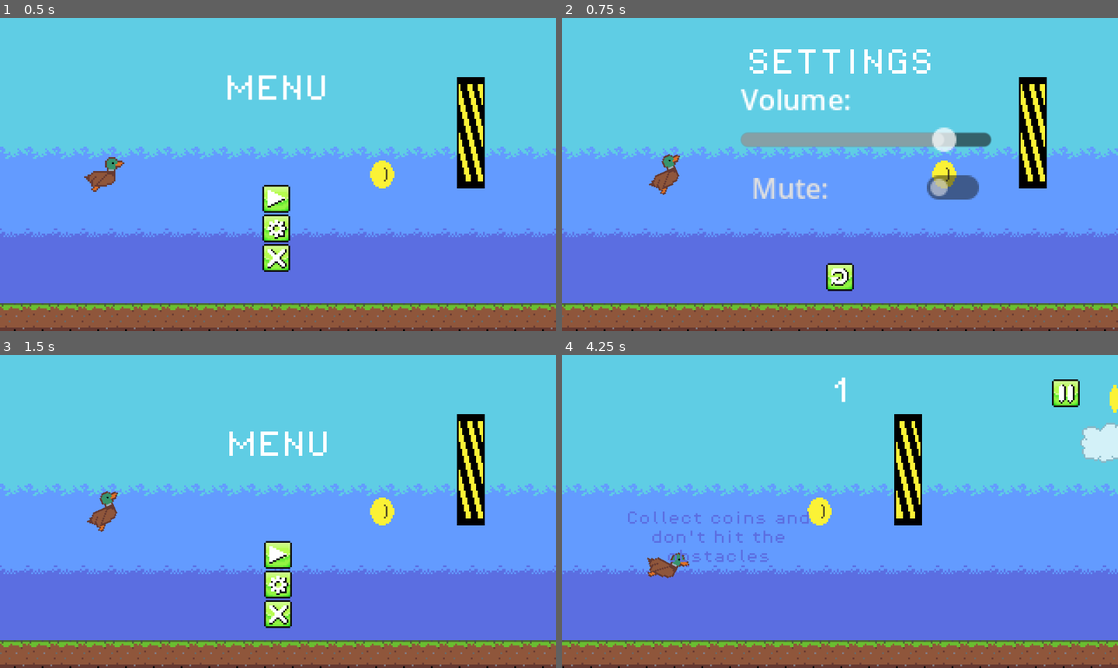
Above: before the commit, frames 1-4 (two rows, left to right).
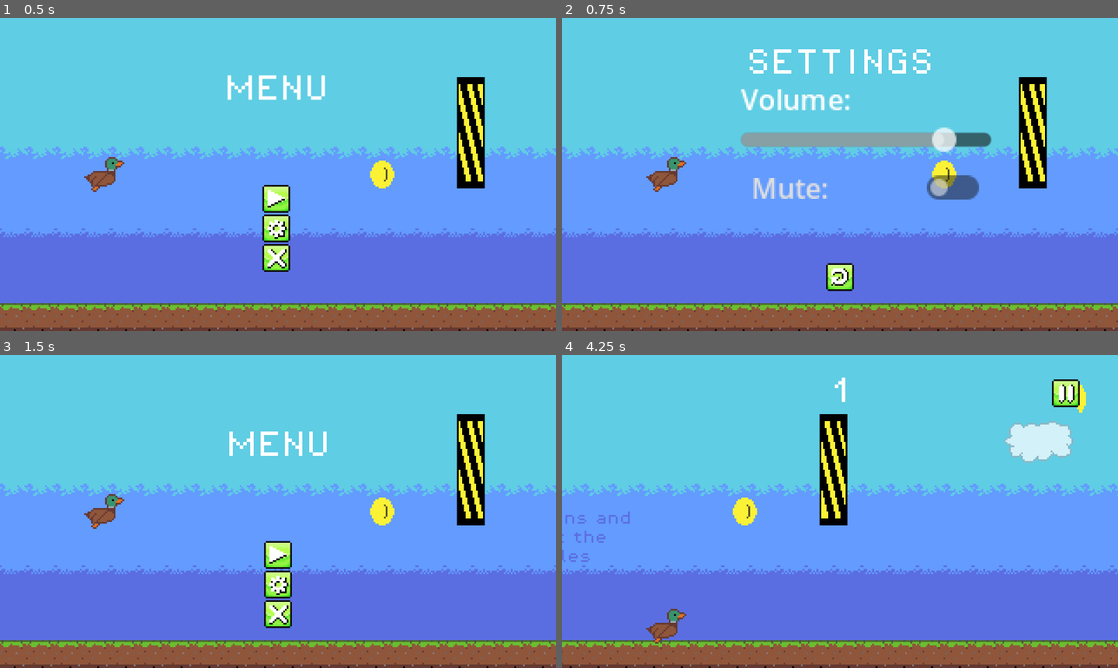
Above: after the commit, the same moments.

Repository: glasswave03/blappyfird
Game: Godot game, scene res://game_manager.tscn
Same seed, same stepped clock (60 frames per second), same inputs: the game is played once before the commit and once after it.
Inputs (mouse positions are in pixels of both pictures, inside the frame that each line leads up to):
- Up to frame 1 (0.5 s): no input
- Up to frame 2 (0.75 s): click (840, 227) at 0.5 s
- Up to frame 3 (1.5 s): click (300, 633) at 1.25 s
- Up to frame 4 (4.25 s): click (840, 555) at 2 s; click (1067, 392) at 2.75 s; click (840, 524) at 3.5 s

Frame 1 is identical in both runs. In frame 2, 0.3% of the frame differs, in the area x 15-23%, y 43-57%; in frame 3, 0.3%; in frame 4, 11%, in the area x 0-100%, y 9-100%.

Commit message:
Difficulty now increases

Diff:
--- a/coin.gd
+++ b/coin.gd
@@ -2,12 +2,13 @@
 
 @onready var animation_player: AnimationPlayer = $AnimationPlayer
 
-const SPEED = 50
+const MAP_EDGE_LEFT := -80
+var SPEED := 80.0
 
 func _process(delta: float) -> void:
 	position.x -= SPEED * delta
 
-	if position.x < -50:
+	if position.x < MAP_EDGE_LEFT:
 		queue_free()
 
 func _on_body_entered(_body: Node2D) -> void:
--- a/fail_menu.gd
+++ b/fail_menu.gd
@@ -13,6 +13,7 @@
 	Global._save()
 
 func _on_retry_button_pressed() -> void:
+	get_tree().paused = true
 	Global.score = 0
 	Global.game_manager.change_world("res://game.tscn")
 	Global.game_manager.change_gui("res://main_menu.tscn")
--- a/fail_menu.tscn
+++ b/fail_menu.tscn
@@ -25,9 +25,12 @@
 font = ExtResource("6_cryvp")
 
 [node name="FailMenu" type="Control"]
+process_mode = 3
 layout_mode = 3
 anchors_preset = 0
+offset_left = 100.0
 offset_top = 3.0
+offset_right = 100.0
 offset_bottom = 3.0
 script = ExtResource("1_cryvp")
 
--- a/fail_screen.tscn
+++ b/fail_screen.tscn
@@ -19,6 +19,7 @@
 [node name="FailScreen" type="Node2D"]
 
 [node name="Camera2D" type="Camera2D" parent="."]
+offset = Vector2(100, 0)
 zoom = Vector2(4, 4)
 
 [node name="TileMapLayer" type="TileMapLayer" parent="."]
--- a/game.gd
+++ b/game.gd
@@ -5,16 +5,30 @@
 const cloud_scene: PackedScene = preload("res://cloud.tscn")
 @onready var coin_timer: Timer = $Timers/CoinTimer
 @onready var cloud_timer: Timer = $Timers/CloudTimer
+@onready var obstacle_timer: Timer = $Timers/ObstacleTimer
 @onready var tile_map_layer: TileMapLayer = $TileMapLayer
 @onready var player: CharacterBody2D = $Player
 
-const MAP_EDGE_RIGHT = 280
-const MAP_EDGE_LEFT = -80
-const SPEED = 50
+const MAP_EDGE_RIGHT := 280
+const MAP_EDGE_LEFT := -160
+const COIN_SPEED_MULTIPLIER := 1.2
+# SPEED
+const SPEED_CAP := 200.0
+const SPEED_GRADIENT := 1.05
+var SPEED_INCREASE := 2.0
+var SPEED := 80.0
+# TIME
+const TIME_CAP := 0.8
+const TIME_DECREASE := 0.05
+var TIME := 2.0
+# RANGE
+const RANGE_CAP := Vector2(-80, 64)
+const RANGE_DECREASE := 0.5
+var top_range := Vector2(-122, -48)
+var bot_range := Vector2(32, 104)
 
 func _ready() -> void:
 	Global._save()
-	Engine.time_scale = 0
 
 func _process(delta: float) -> void:
 	tile_map_layer.position.x -= SPEED * delta
@@ -22,19 +36,22 @@
 		tile_map_layer.position.x = 256
 
 func _on_obstacle_timer_timeout() -> void:
+	obstacle_timer.start(TIME)
 	var obstacle_top = inst(obstacle_scene)
 	var obstacle_bot = inst(obstacle_scene)
 	obstacle_bot.rotation_degrees = 180
-
+	obstacle_top.SPEED = SPEED
+	obstacle_bot.SPEED = SPEED
+	# 4 * 16 => height == 64 px
 	obstacle_top.scale.y = 4
 	obstacle_bot.scale.y = 4
 
-	obstacle_top.position = Vector2(MAP_EDGE_RIGHT, randi_range(-122, -48))
-	obstacle_bot.position = Vector2(MAP_EDGE_RIGHT, randi_range(32, 104))
-
+	obstacle_top.position = Vector2(MAP_EDGE_RIGHT, randf_range(top_range.x, top_range.y))
+	obstacle_bot.position = Vector2(MAP_EDGE_RIGHT, randf_range(bot_range.x, bot_range.y))
 
 func _on_coin_timer_timeout() -> void:
 	var coin = inst(coin_scene)
+	coin.SPEED = SPEED * COIN_SPEED_MULTIPLIER
 	coin.position = Vector2(MAP_EDGE_RIGHT, randf_range(-72, 60))
 	coin_timer.start(randf_range(1.5, 5))
 
@@ -43,14 +60,28 @@
 	add_child(obj)
 	return obj
 
-
 func _on_score_timer_timeout() -> void:
 	Global.score += 1
-
+	if TIME > TIME_CAP:
+		TIME -= TIME_DECREASE
+		print(TIME)
+	else: TIME = TIME_CAP
+	if top_range.x < RANGE_CAP.x or bot_range.y > RANGE_CAP.y:
+		top_range.x += RANGE_DECREASE
+		bot_range.y -= RANGE_DECREASE
+		print("top_range_x: " + str(top_range.x) + ", bot_range_y: " + str(bot_range.y))
+	else:
+		top_range.x = RANGE_CAP.x
+		bot_range.y = RANGE_CAP.y
+	if SPEED < SPEED_CAP:
+		SPEED += SPEED_INCREASE
+		SPEED_INCREASE *= SPEED_GRADIENT
+		print(SPEED)
+	else: SPEED = SPEED_CAP
 
 func _on_cloud_timer_timeout() -> void:
 	var cloud = inst(cloud_scene)
-	var speed: float = randf_range(20, 100)
+	var speed: float = SPEED + randf_range(10, 50)
 	cloud.speed = speed
 	cloud.position = Vector2(MAP_EDGE_RIGHT, randf_range(-72, 60))
 	if (randi()%2 < 1):
--- a/game.tscn
+++ b/game.tscn
@@ -66,6 +66,7 @@
 autostart = true
 
 [node name="CloudTimer" type="Timer" parent="Timers"]
+wait_time = 0.8
 autostart = true
 
 [node name="WorldBoundaries" type="Node" parent="."]
--- a/game_manager.gd
+++ b/game_manager.gd
@@ -12,11 +12,11 @@
 
 func _ready() -> void:
 	Global.game_manager = self
-
 	var game_ui = $GUI/GameUI
 	game_ui.visible = false
 	current_gui = $GUI/MainMenu
 	current_world = $World/Game
+	get_tree().paused = true
 
 	if current_gui and current_gui.scene_file_path:
 		scene_cache[current_gui.scene_file_path] = current_gui
--- a/game_manager.tscn
+++ b/game_manager.tscn
@@ -6,15 +6,18 @@
 [ext_resource type="PackedScene" uid="uid://cl8ttrpig7kcu" path="res://game_ui.tscn" id="4_d5upp"]
 
 [node name="GameManager" type="Node" node_paths=PackedStringArray("gui", "world")]
+process_mode = 3
 script = ExtResource("1_o2178")
 gui = NodePath("GUI")
 world = NodePath("World")
 
 [node name="World" type="Node2D" parent="."]
+process_mode = 1
 
 [node name="Game" parent="World" instance=ExtResource("1_70yv6")]
 
 [node name="GUI" type="Control" parent="."]
+process_mode = 3
 z_index = 1000
 layout_mode = 3
 anchors_preset = 0
--- a/game_ui.gd
+++ b/game_ui.gd
@@ -16,27 +16,24 @@
 	pause_button.position = Vector2(222, -76)
 
 func _process(delta: float) -> void:
-	tutorial.position.x -= 50 * delta
-	if (Engine.time_scale < 1):
+	tutorial.position.x -= 80 * delta
+	if (get_tree().paused == true):
 		pause_button.visible = false
 	else: pause_button.visible = true
 	score_counter.text = str(Global.score)
 
-
 func _on_pause_button_pressed() -> void:
-	Engine.time_scale = 0
+	get_tree().paused = true
 	pause_button.visible = false
 	start_button.visible = true
 	exit_button.visible = true
 
-
 func _on_start_button_pressed() -> void:
 	self.visible = true
-	Engine.time_scale = 1
+	get_tree().paused = false
 	pause_button.visible = true
 	start_button.visible = false
 	exit_button.visible = false
 
-
 func _on_exit_button_pressed() -> void:
 	get_tree().quit(0)
--- a/game_ui.tscn
+++ b/game_ui.tscn
@@ -19,6 +19,7 @@
 font = ExtResource("2_mj8uy")
 
 [node name="GameUI" type="Control"]
+process_mode = 3
 layout_mode = 3
 anchors_preset = 15
 anchor_right = 1.0
--- a/killzone.gd
+++ b/killzone.gd
@@ -6,17 +6,15 @@
 func _on_body_entered(body: Node2D) -> void:
 	var pos = body.position
 	var dead_player = dead_player_scene
-
+	timer.start(1)
 	dead_player.position = pos
 	Global.game_manager.get_child(0).call_deferred("add_child", dead_player)
+	Global.game_manager.clear_gui()
 	body.queue_free()
 
-	Global.game_manager.clear_gui()
-	timer.start(1)
-	timer.ignore_time_scale = true
-	Engine.time_scale = 0.5
+	if (timer.is_stopped()):
+		timer.timeout.emit()
 
-	if (timer.is_stopped()): timer.timeout.emit()
 
 func _on_timer_timeout():
 	Global.game_manager.change_world("res://fail_screen.tscn")
--- a/main_menu.gd
+++ b/main_menu.gd
@@ -15,7 +15,7 @@
 
 
 func _on_start_button_pressed() -> void:
-	Engine.time_scale = 1
+	get_tree().paused = false
 	Global.game_manager.change_gui("res://game_ui.tscn")
 
 func _on_exit_button_pressed() -> void:
--- a/main_menu.tscn
+++ b/main_menu.tscn
@@ -17,6 +17,7 @@
 font = ExtResource("4_jix8l")
 
 [node name="MainMenu" type="Control"]
+process_mode = 3
 layout_mode = 3
 anchors_preset = 15
 anchor_right = 1.0
@@ -28,7 +29,9 @@
 [node name="StartButton" parent="." instance=ExtResource("2_jix8l")]
 layout_mode = 0
 offset_left = 92.0
+offset_top = 0.0
 offset_right = 108.0
+offset_bottom = 16.0
 
 [node name="SettingsButton" type="TextureButton" parent="."]
 z_index = 10
--- a/obstacle.gd
+++ b/obstacle.gd
@@ -1,7 +1,8 @@
 extends Area2D
 
-const SPEED = 50
-const MAP_EDGE_LEFT = -80
+var SPEED := 80.0
+# Have to have big map edge so it doesnt get destroyed before death timer goes off
+const MAP_EDGE_LEFT = -320
 
 func _process(delta: float) -> void:
 	position.x -= SPEED * delta
--- a/project.godot
+++ b/project.godot
@@ -36,7 +36,6 @@
 "events": [Object(InputEventKey,"resource_local_to_scene":false,"resource_name":"","device":-1,"window_id":0,"alt_press …(192 unchanged characters)…
 , Object(InputEventKey,"resource_local_to_scene":false,"resource_name":"","device":-1,"window_id":0,"alt_pressed":false …(182 unchanged characters)…
 , Object(InputEventKey,"resource_local_to_scene":false,"resource_name":"","device":-1,"window_id":0,"alt_pressed":false …(186 unchanged characters)…
-, Object(InputEventMouseButton,"resource_local_to_scene":false,"resource_name":"","device":-1,"window_id":0,"alt_pressed":false,"shift_pressed":false,"ctrl_pressed":false,"meta_pressed":false,"button_mask":1,"position":Vector2(133, 23),"global_position":Vector2(142, 71),"factor":1.0,"button_index":1,"canceled":false,"pressed":true,"double_click":false,"script":null)
 ]
 }
 left={
@@ -55,7 +54,6 @@
 "deadzone": 0.2,
 "events": [Object(InputEventKey,"resource_local_to_scene":false,"resource_name":"","device":-1,"window_id":0,"alt_press …(192 unchanged characters)…
 , Object(InputEventKey,"resource_local_to_scene":false,"resource_name":"","device":-1,"window_id":0,"alt_pressed":false …(186 unchanged characters)…
-, Object(InputEventMouseButton,"resource_local_to_scene":false,"resource_name":"","device":-1,"window_id":0,"alt_pressed":false,"shift_pressed":false,"ctrl_pressed":false,"meta_pressed":false,"button_mask":2,"position":Vector2(178, 25),"global_position":Vector2(187, 73),"factor":1.0,"button_index":2,"canceled":false,"pressed":true,"double_click":false,"script":null)
 ]
 }
 
--- a/settings_menu.tscn
+++ b/settings_menu.tscn
@@ -12,6 +12,7 @@
 region = Rect2(48, 0, 16, 16)
 
 [node name="SettingsMenu" type="Control"]
+process_mode = 3
 layout_mode = 3
 anchors_preset = 0
 offset_left = 92.0
